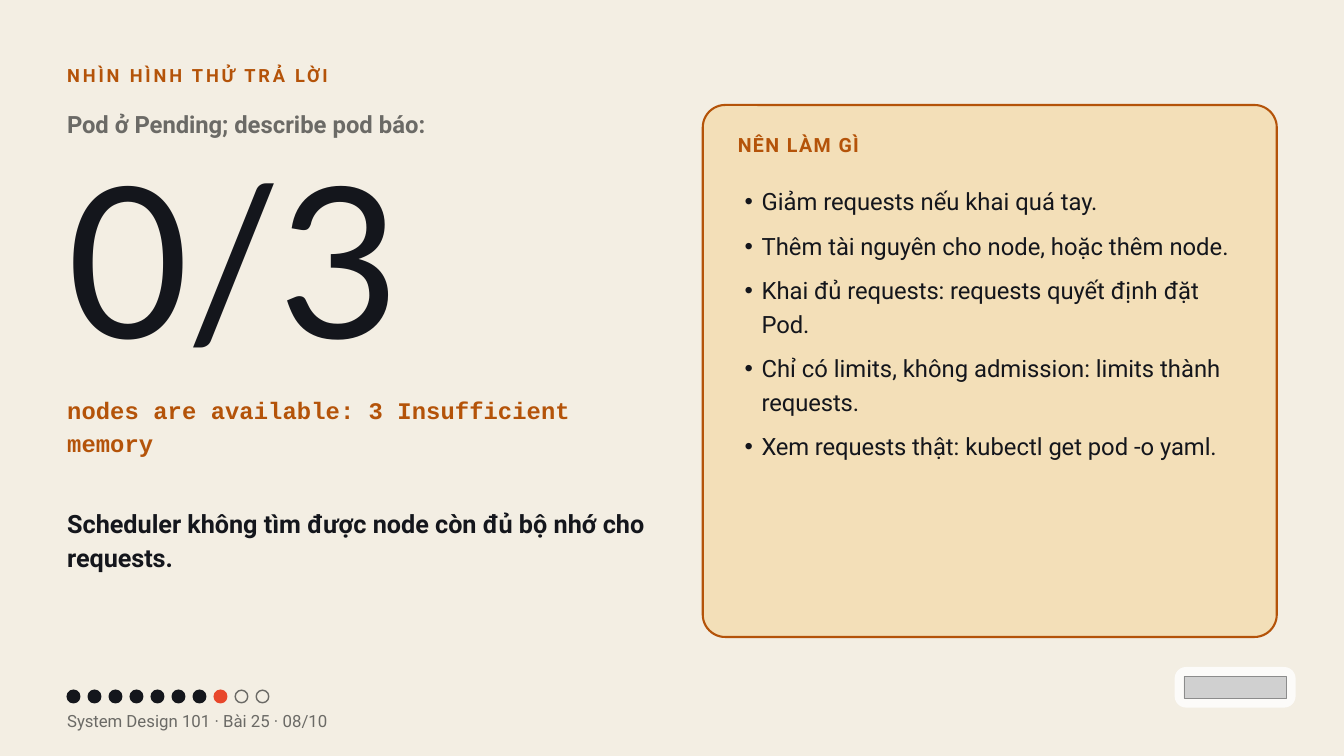
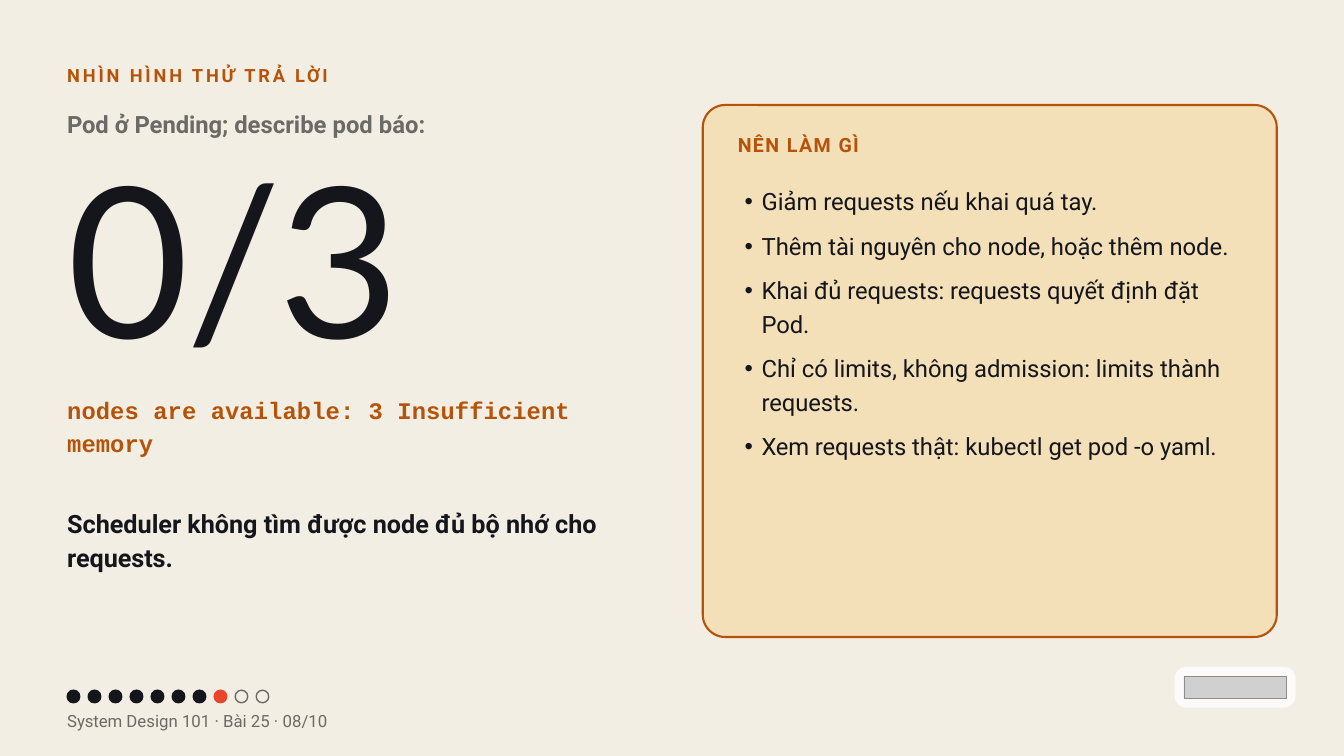
Before and after one commit to vohoailinh90/tool-marketing-studio, a slide deck: slide 8 of system-design-101/vi/lessons/sd-13-025/slides/sd-13-025.pptx. Drawn at 1344x756 pixels with LibreOffice and Linux fonts; fonts in the diff are those of the drawing; grey boxes stand for pictures. Boxes give left, top, right and bottom in pixels: in the first picture for what was removed or moved away, otherwise in the second. Text is boxed around its words. In the diff, an @@ line names an element or a change of style, - is before the commit and + after.

```diff
--- a/system-design-101/vi/lessons/sd-13-025/slides/sd-13-025.pptx
+++ b/system-design-101/vi/lessons/sd-13-025/slides/sd-13-025.pptx
@@ text at [67,512,596,572]: text changed @@
-Scheduler không tìm được node còn đủ bộ nhớ cho requests.
+Scheduler không tìm được node đủ bộ nhớ cho requests.
```
Also in this commit, not shown: 3 other slides changed, 4 other files.
